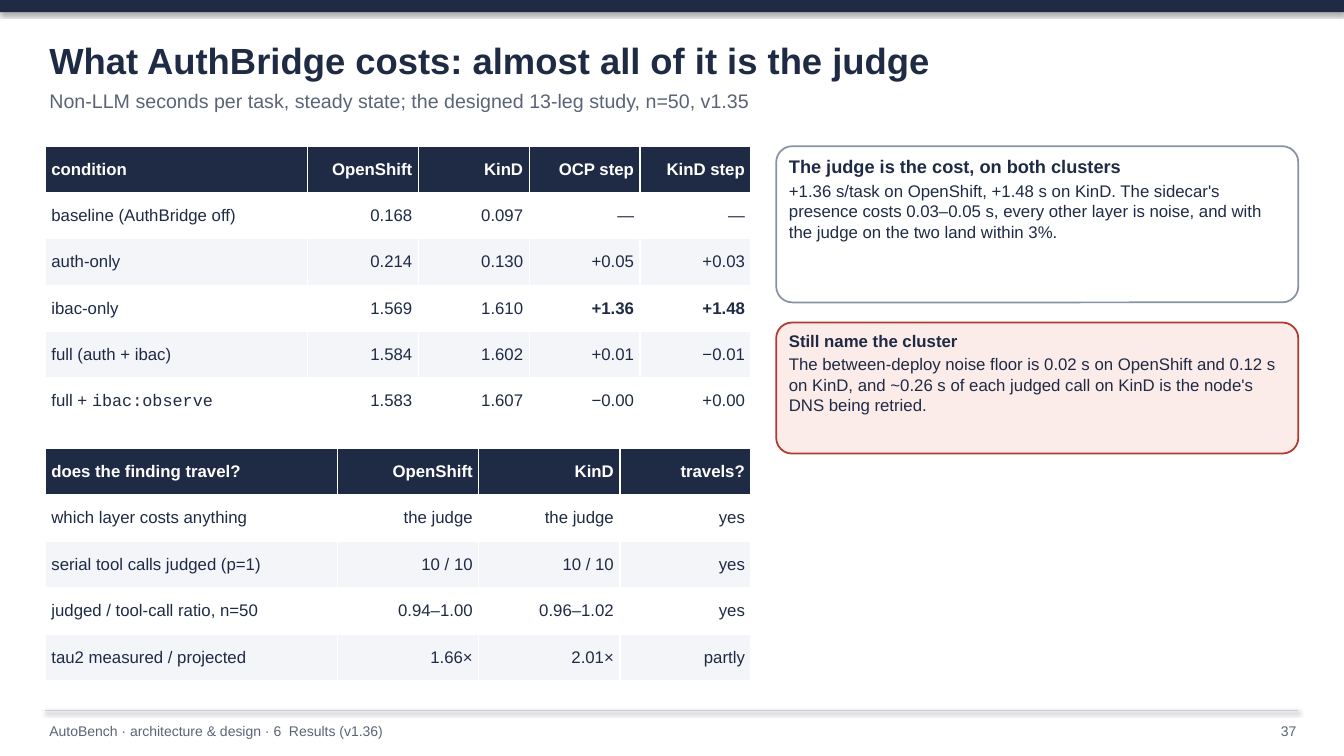
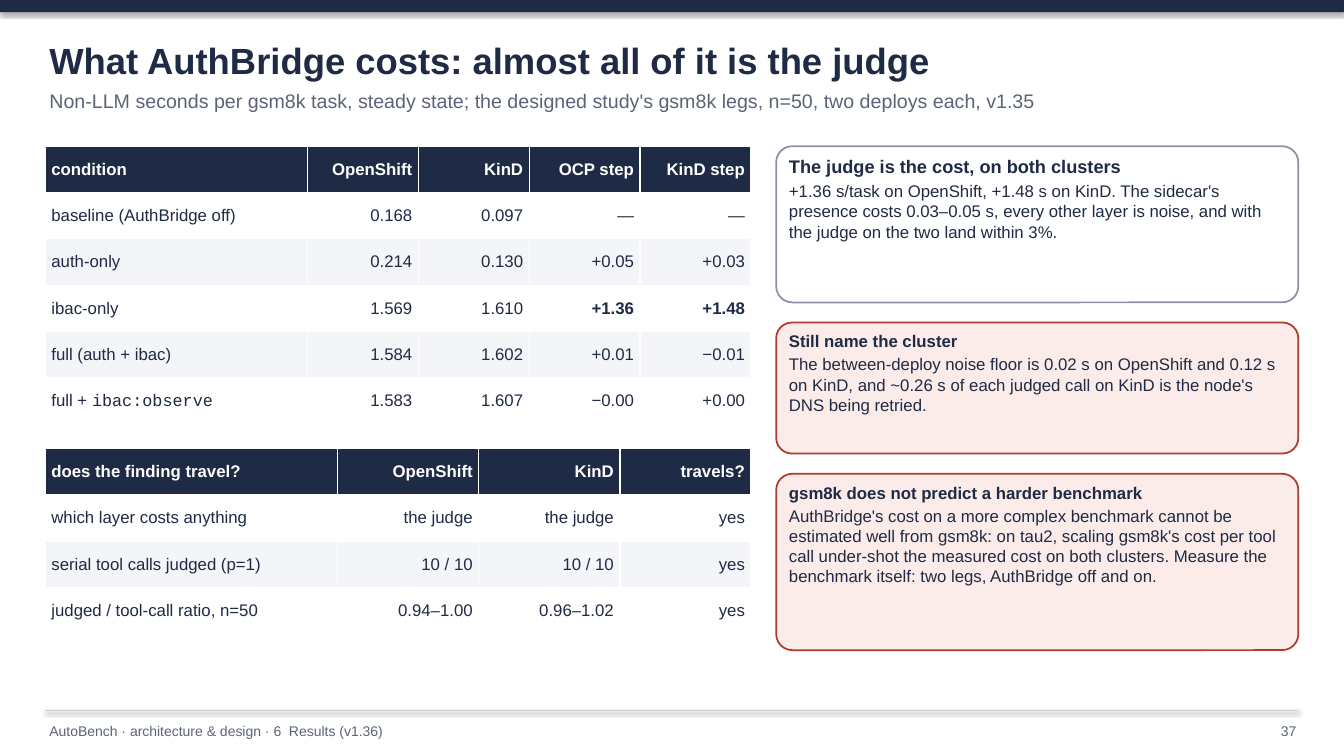
Before and after one commit to rossoctl/autobench, a slide deck: slide 37 of docs/AutoBench.pptx. Drawn at 1344x756 pixels with LibreOffice and Linux fonts; fonts in the diff are those of the drawing. Boxes give left, top, right and bottom in pixels: in the first picture for what was removed or moved away, otherwise in the second. Text is boxed around its words. In the diff, an @@ line names an element or a change of style, - is before the commit and + after.

```diff
--- a/docs/AutoBench.pptx
+++ b/docs/AutoBench.pptx
@@ text at <box>49,94,1034,112</box>: text changed @@
-Non-LLM seconds per task, steady state; the designed 13-leg study, n=50, v1.35
+Non-LLM seconds per gsm8k task, steady state; the designed study's gsm8k legs, n=50, two deploys each, v1.35
@@ table at <box>45,449,751,634</box> @@
-row 5: tau2 measured / projected | 1.66× | 2.01× | partly
@@ rounded rectangle added at <box>776,474,1299,650</box>, fill #FBECEA, outline #B03A2E 1.25 pt, 12 pt, text #1F2A44 @@
+gsm8k does not predict a harder benchmark
+AuthBridge's cost on a more complex benchmark cannot be estimated well from gsm8k: on tau2, scaling gsm8k's cost per tool call under-shot the measured cost on both clusters. Measure the benchmark itself: two legs, AuthBridge off and on.
```
Also in this commit, not shown: 1 other slide changed, 2 other files.
